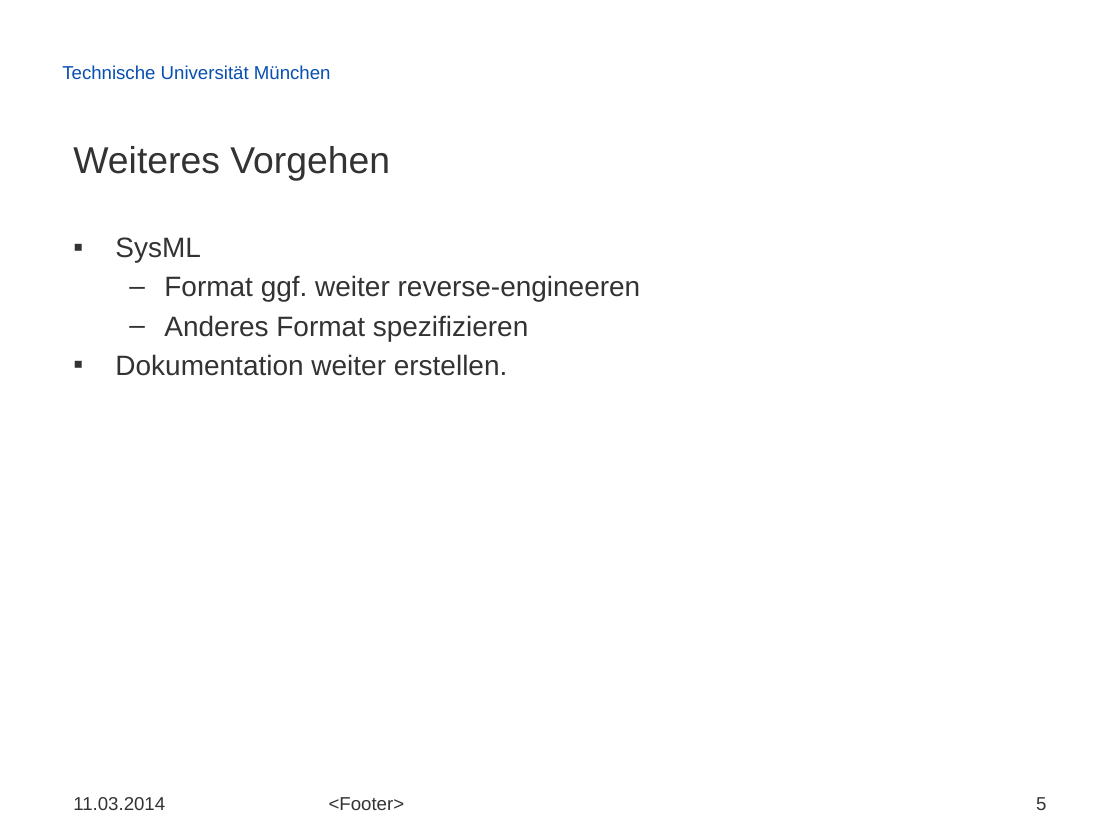
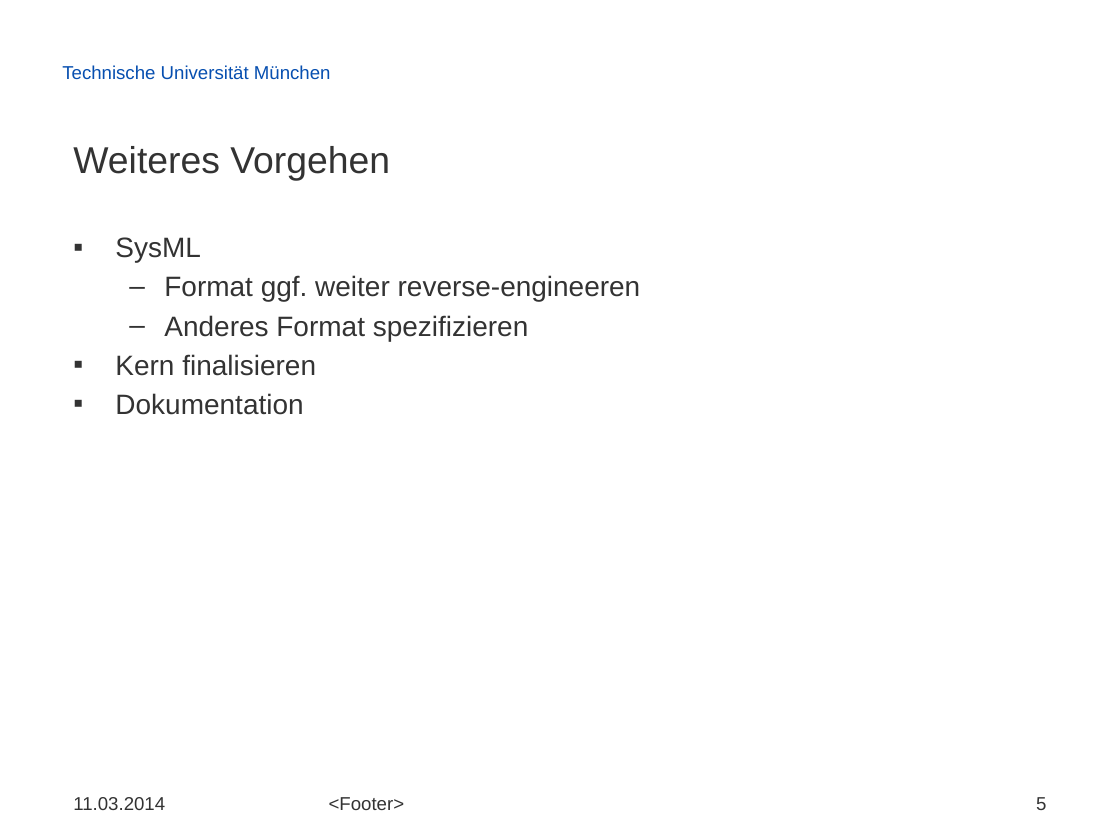
Before and after one commit to radke-tum/idp, a slide deck: slide 5 of pssif/doc/weeklies/weekly_2014-03-12.pptx. Drawn at 1120x840 pixels with LibreOffice and Linux fonts; fonts in the diff are those of the drawing; background and template pictures are left out. Boxes give left, top, right and bottom in pixels: in the first picture for what was removed or moved away, otherwise in the second. Text is boxed around its words. In the diff, an @@ line names an element or a change of style, - is before the commit and + after.

```diff
--- a/pssif/doc/weeklies/weekly_2014-03-12.pptx
+++ b/pssif/doc/weeklies/weekly_2014-03-12.pptx
@@ text at [115,354,316,415]: text changed @@
-▪ Dokumentation weiter erstellen.
+▪ Kern finalisieren
+▪ Dokumentation
```
Also in this commit, not shown: 1 other slide changed.
